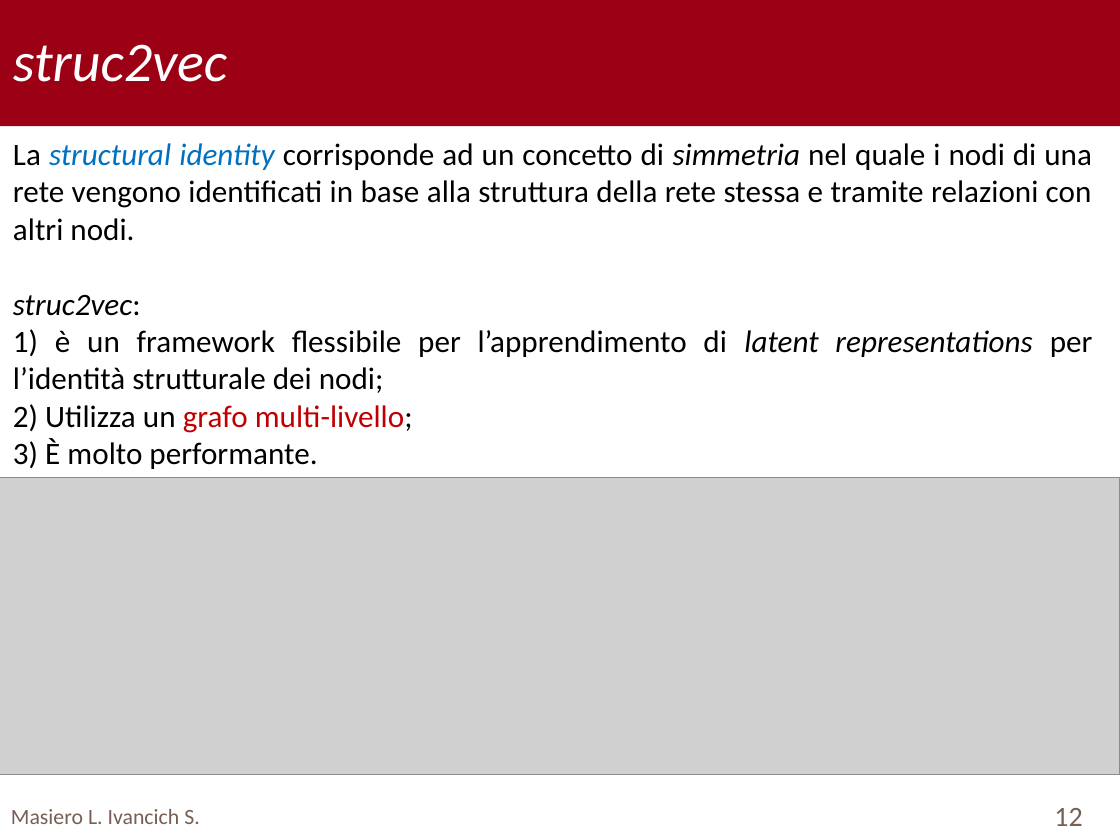
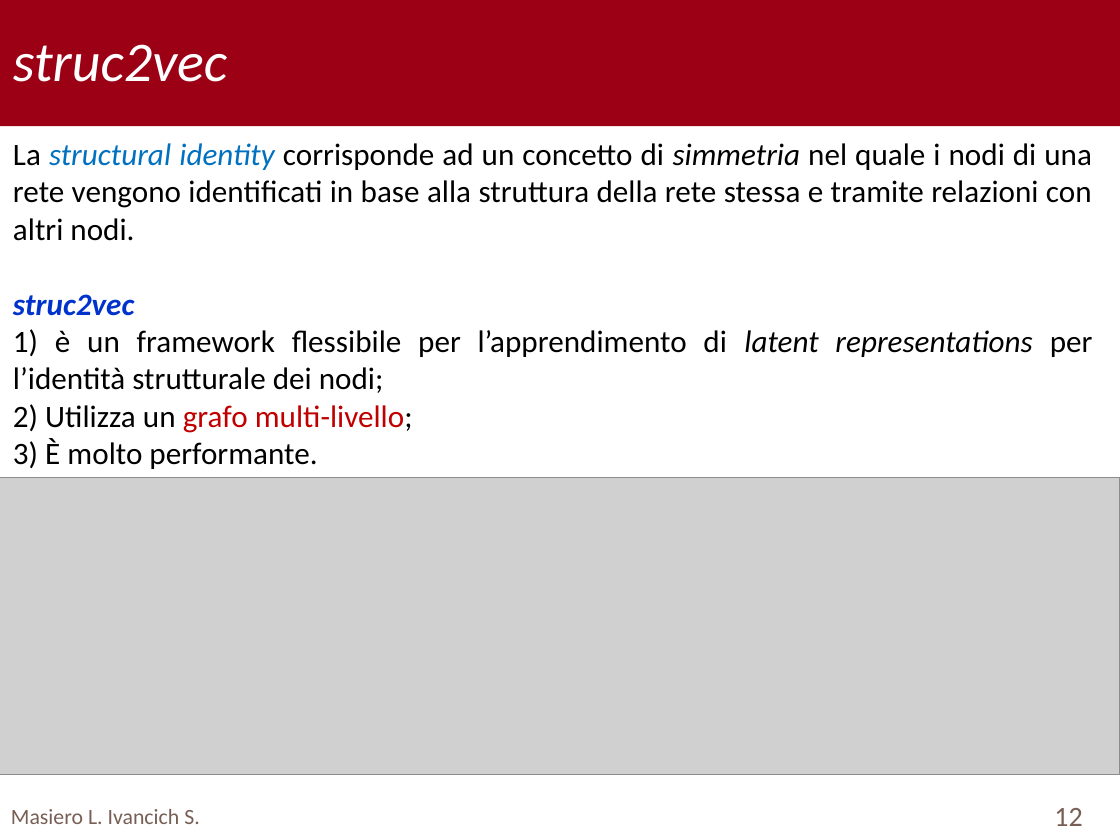
Before and after one commit to TyllanDrake/NetworkAlignment, a slide deck: slide 12 of Presentation/Presentation.pptx. Drawn at 1120x840 pixels with LibreOffice and Linux fonts; fonts in the diff are those of the drawing; grey boxes stand for pictures; background and template pictures are left out. Boxes give left, top, right and bottom in pixels: in the first picture for what was removed or moved away, otherwise in the second. Text is boxed around its words. In the diff, an @@ line names an element or a change of style, - is before the commit and + after.

```diff
--- a/Presentation/Presentation.pptx
+++ b/Presentation/Presentation.pptx
@@ text at [13, 294, 134, 316]: text changed; text colour #000000 to #0033CC; bold on @@
-struc2vec:
+struc2vec
```
Also in this commit, not shown: 15 other slides changed, 2 other files.
